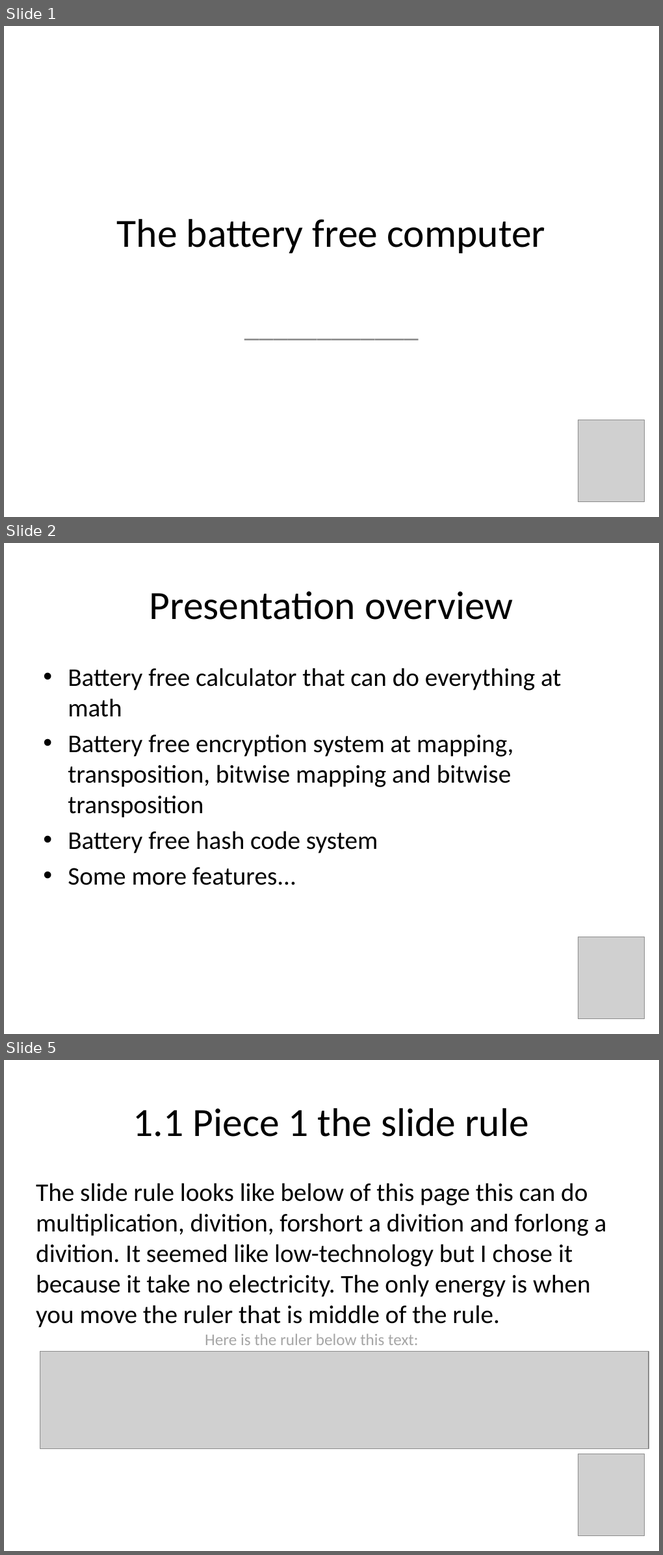
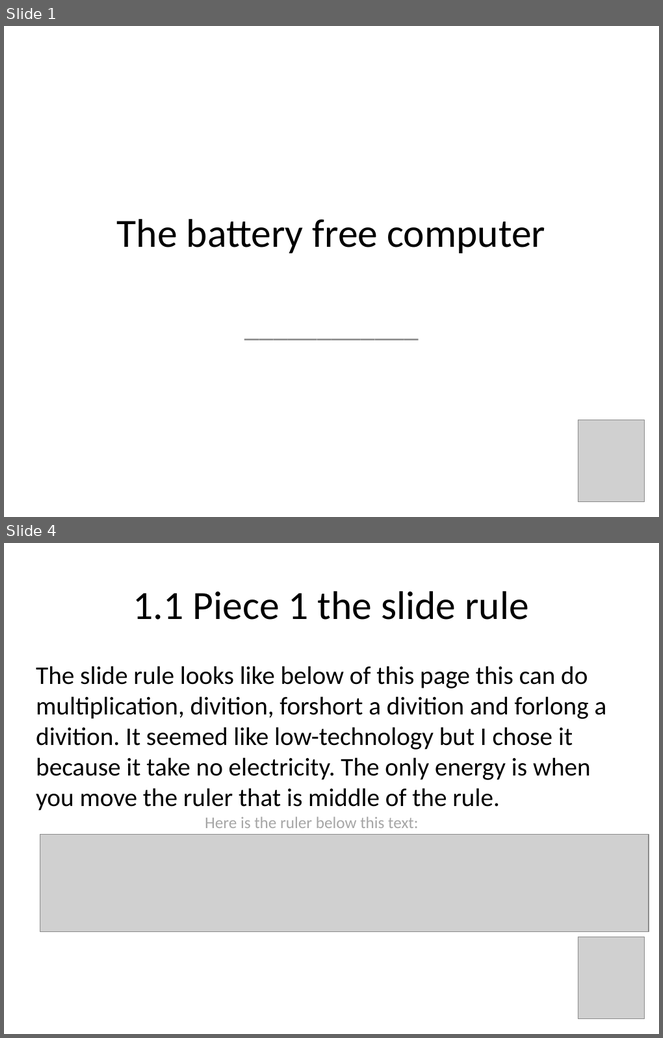
Before and after one commit to mo-mosverkstad/my_ideas, a slide deck: battery_free_computer/The_battery_free_computer.pptx. Shown one above the other, each under a label of ours: slides 1, 2 and 5 before the commit, slides 1 and 4 after it; the slides between them are not shown. The pictures are 663x1555 and 663x1038 pixels, drawn with LibreOffice and Linux fonts; fonts in the diff are those of the drawing; grey boxes stand for pictures. Boxes give left, top, right and bottom in pixels: in the first picture for what was removed or moved away, otherwise in the second. Text is boxed around its words. In the diff, an @@ line names an element or a change of style, - is before the commit and + after.

```diff
--- a/battery_free_computer/The_battery_free_computer.pptx
+++ b/battery_free_computer/The_battery_free_computer.pptx
@@ slide 2 removed at (4,543,659,1034), background #FFFFFF @@
@@ title removed at (150,591,513,620) @@
-Presentation overview
@@ text removed at (68,668,561,886) @@
-• Battery free calculator that can do everything at math
-• Battery free encryption system at mapping, transposition, bitwise mapping and bitwise transposition
-• Battery free hash code system
-• Some more features...
@@ picture removed at (578,938,645,1019) @@
@@ what was slide 5 is now slide 4 @@
```
Also in this commit, not shown: 8 slides changed, 3 slides added, 3 other slides removed.
